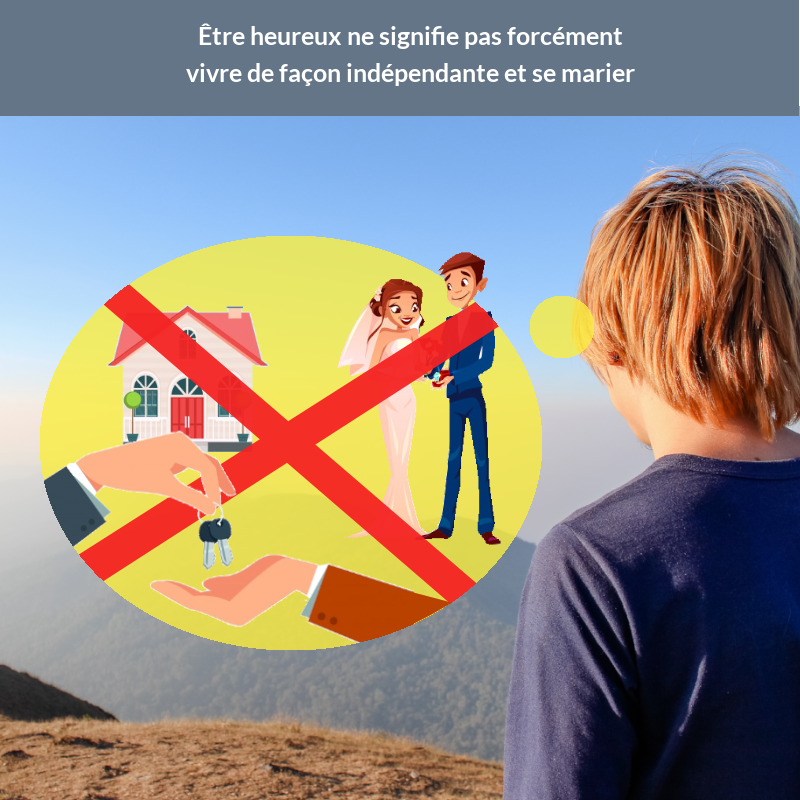
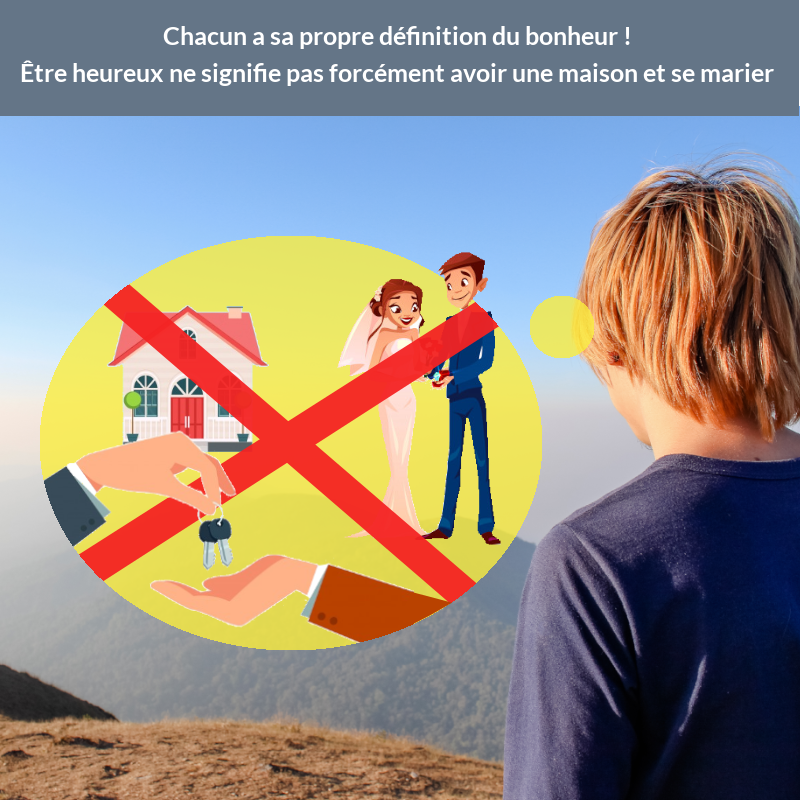
Before/after of a 800 × 800 layered artwork. What changed in the layer stack:
renamed "Être heureux ne signifie pas f..." to "Chacun a sa propre définition ...", painted on it over [21,23,774,86]
